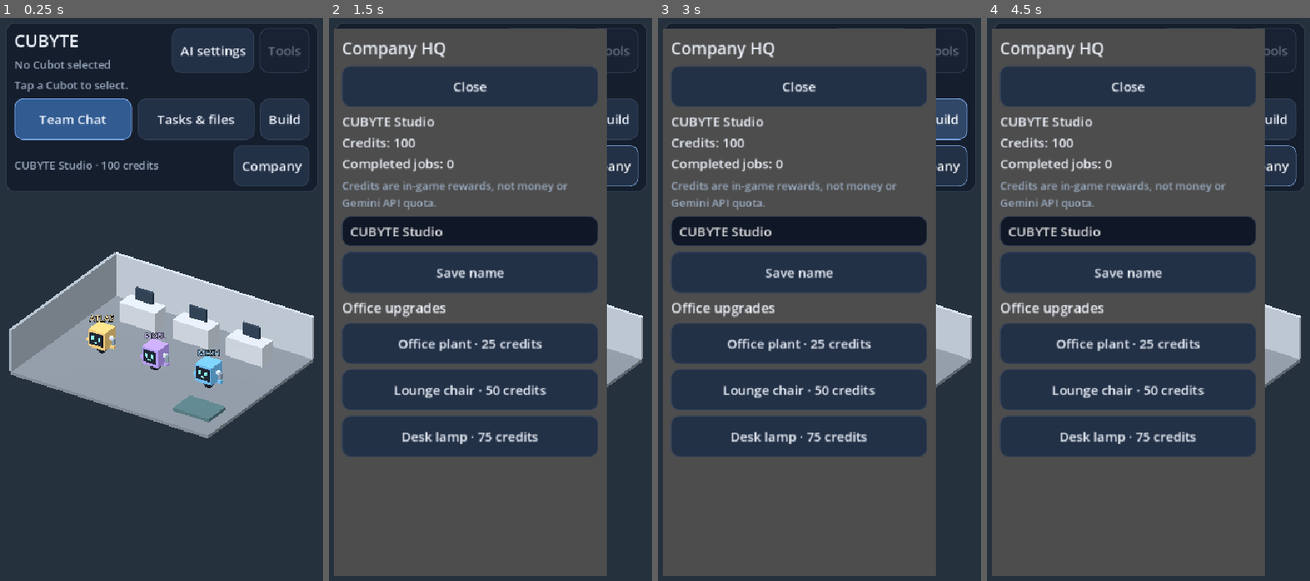
Above: before the commit, frames 1-4 (left to right).
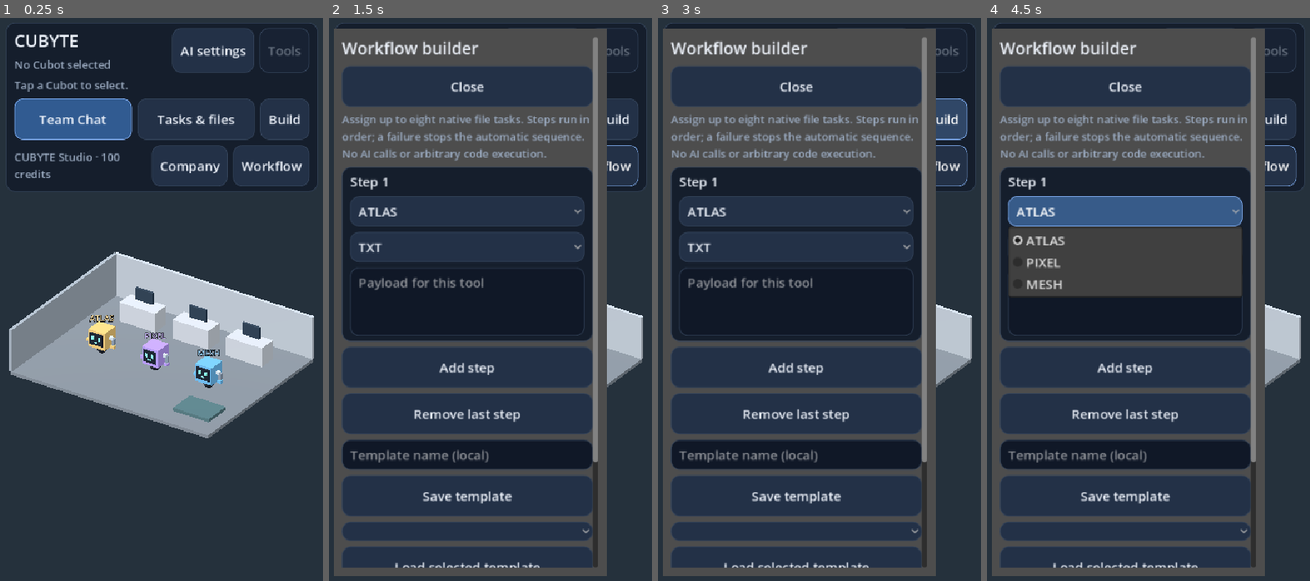
Above: after the commit, the same moments.

Repository: joparoxxx/VOXHAVEN
Game: Godot game, scene res://scenes/office.tscn
The game is run twice, just before and just after one commit, with the same random seed, the same clock (stepped at 60 frames per second) and the same inputs.
Inputs (mouse positions are in pixels of both pictures, inside the frame that each line leads up to):
- Up to frame 1 (0.25 s): no input
- Up to frame 2 (1.5 s): click (600, 164) at 0.5 s, where only the run after the commit has a clickable "Workflow"; click "Team Chat" at 1.25 s
- Up to frame 3 (3 s): click "Tasks & files" at 2 s; click "Build" at 2.75 s
- Up to frame 4 (4.5 s): click "Company" at 3.5 s; click (1125, 209) at 4.25 s, where only the run after the commit has a clickable "ATLAS"

The runs differ from the first frame. In frame 1, 2.5% of the frame differs, in the area x 4-94%, y 22-30%; in frame 2, 44%; in frame 3, 44%; in frame 4, 45%, in the area x 3-94%, y 3-98%.

Commit message:
feat(office): run workflow builder steps through their assigned Cubots [skip ci]

Diff:
--- a/game/scenes/office.gd
+++ b/game/scenes/office.gd
@@ -16,6 +16,8 @@
 const CompanyHQ = preload("res://scenes/company_hq.gd")
 var company = Company.new()
 var company_hq: Window
+const WorkflowBuilder = preload("res://scenes/workflow_builder.gd")
+var workflow_builder: Window
 var company_label: Label
 var decorations: Node3D
 const UI = preload("res://ui/mobile_theme.gd")
@@ -255,6 +257,7 @@
 	company_label.size_flags_horizontal = Control.SIZE_EXPAND_FILL
 	company_row.add_child(company_label)
 	company_row.add_child(UI.button("Company", _show_company))
+	company_row.add_child(UI.button("Workflow", _show_workflow_builder))
 	_refresh_company_label()
 
 	var bottom := PanelContainer.new()
@@ -344,6 +347,10 @@
 	company_hq.hide()
 	add_child(company_hq)
 	company_hq.connect("changed", _company_changed)
+	workflow_builder = WorkflowBuilder.new()
+	workflow_builder.hide()
+	add_child(workflow_builder)
+	workflow_builder.connect("approved", _start_team_workflow)
 	_build_skill_dialog()
 	_build_robot_dialog()
 	_build_layout_dialog()
@@ -512,8 +519,8 @@
 			_refresh_company_label()
 		_reset()
 		if succeeded and not workflow_queue.is_empty():
-			pending_id = workflow_queue.pop_front()
-			_start_queued()
+			var next_id: String = workflow_queue.pop_front()
+			_run_queued(next_id)
 		else:
 			workflow_queue.clear()
 
@@ -1067,6 +1074,8 @@
 			confirm.hide()
 		else:
 			workspace.hide()
+	elif is_instance_valid(workflow_builder) and workflow_builder.visible:
+		workflow_builder.hide()
 	elif is_instance_valid(company_hq) and company_hq.visible:
 		company_hq.hide()
 	elif is_instance_valid(build_dialog) and build_dialog.visible:
@@ -1135,3 +1144,16 @@
 		_box(decorations, Vector3(0.2, 0.2, 0.2), Vector3(4.3, 0.1, -3.3), Color("#586475"))
 		_box(decorations, Vector3(0.08, 1.5, 0.08), Vector3(4.3, 0.85, -3.3), Color("#738297"))
 		_box(decorations, Vector3(0.4, 0.18, 0.4), Vector3(4.3, 1.7, -3.3), Color("#f5d998"))
+
+func _show_workflow_builder() -> void:
+	if not busy and not ai_console.online_busy:
+		workflow_builder.call("show_builder", engine, roster)
+
+func _start_team_workflow(ids: Array) -> void:
+	if busy or ids.is_empty():
+		return
+	workflow_queue.clear()
+	for id in ids:
+		workflow_queue.append(str(id))
+	var first: String = workflow_queue.pop_front()
+	_run_queued(first)
